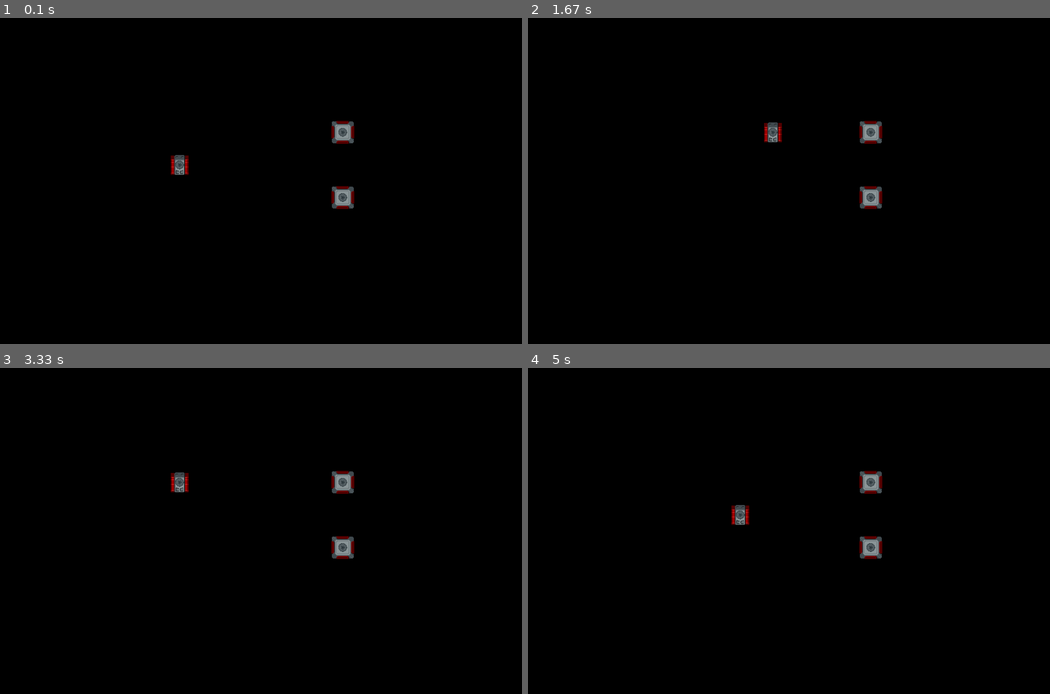
Above: before the commit, frames 1-4 (two rows, left to right).
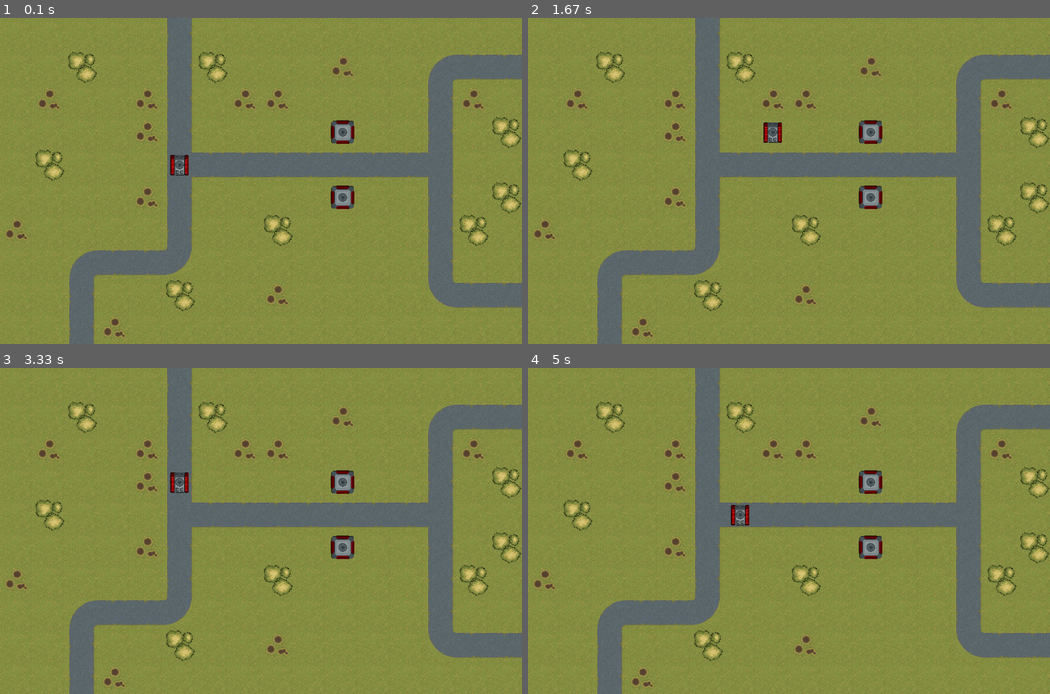
Above: after the commit, the same moments.

Repository: mhuangwm/PatternsGameProg-TankGame
Game: pygame game, started from pygame_tut.py
Same seed, same stepped clock (60 frames per second), same inputs: the game is played once before the commit and once after it.
Inputs:
- Up to frame 1 (0.1 s): no input
- Up to frame 2 (1.67 s): hold Right 0.33-0.8 s; hold Up 0.83-1.13 s; hold Right 1.17-1.63 s
- Up to frame 3 (3.33 s): hold Left 1.67-2.2 s; hold Down 2.23-2.53 s; hold Left 2.57-2.97 s; hold Up from 3 s (still down)
- Up to frame 4 (5 s): release Up at 3.37 s; hold Right 3.4-4.03 s; hold Down 4.07-4.43 s; hold Left 4.47-4.93 s; hold Right from 4.97 s (still down)

The runs differ from the first frame. In frame 1, 99% of the frame differs, in the area x 0-100%, y 0-100%; in frame 2, 99%; in frame 3, 99%; in frame 4, 99%.

Commit message:
added ground layer

Diff:
--- a/pygame_tut.py
+++ b/pygame_tut.py
@@ -1,5 +1,6 @@
 import os
 import pygame
+from pygame.math import Vector2
 
 os.environ['SDL_VIDEO_CENTERED'] = '1'
 
@@ -35,6 +36,14 @@
     world_size: pygame.math.Vector2
     tank_pos: pygame.math.Vector2
 
+    @property
+    def world_width(self):
+        return int(self.world_size.x)
+
+    @property
+    def world_height(self):
+        return int(self.world_size.y)
+
     def __init__(self):
         self.world_size = pygame.math.Vector2(16,10)
         self.tank_pos = pygame.math.Vector2(0,0)
@@ -47,18 +56,39 @@
             Tower(self, pygame.Vector2(10,3), pygame.math.Vector2(0,1)),
             Tower(self, pygame.Vector2(10,5), pygame.math.Vector2(0,1)),
         ]
+        self.ground = [
+            [ Vector2(5,1), Vector2(5,1), Vector2(5,1), Vector2(5,1), Vector2(5,1), Vector2(6,2), Vector2(5,1), Vector2(5,1), Vector2(5,1), Vector2(5,1), Vector2(5,1), Vector2(5,1), Vector2(5,1), Vector2(5,1), Vector2(5,1), Vector2(5,1)],
+            [ Vector2(5,1), Vector2(5,1), Vector2(7,1), Vector2(5,1), Vector2(5,1), Vector2(6,2), Vector2(7,1), Vector2(5,1), Vector2(5,1), Vector2(5,1), Vector2(6,1), Vector2(5,1), Vector2(5,1), Vector2(6,4), Vector2(7,2), Vector2(7,2)],
+            [ Vector2(5,1), Vector2(6,1), Vector2(5,1), Vector2(5,1), Vector2(6,1), Vector2(6,2), Vector2(5,1), Vector2(6,1), Vector2(6,1), Vector2(5,1), Vector2(5,1), Vector2(5,1), Vector2(5,1), Vector2(6,2), Vector2(6,1), Vector2(5,1)],
+            [ Vector2(5,1), Vector2(5,1), Vector2(5,1), Vector2(5,1), Vector2(6,1), Vector2(6,2), Vector2(5,1), Vector2(5,1), Vector2(5,1), Vector2(5,1), Vector2(5,1), Vector2(5,1), Vector2(5,1), Vector2(6,2), Vector2(5,1), Vector2(7,1)],
+            [ Vector2(5,1), Vector2(7,1), Vector2(5,1), Vector2(5,1), Vector2(5,1), Vector2(6,5), Vector2(7,2), Vector2(7,2), Vector2(7,2), Vector2(7,2), Vector2(7,2), Vector2(7,2), Vector2(7,2), Vector2(8,5), Vector2(5,1), Vector2(5,1)],
+            [ Vector2(5,1), Vector2(5,1), Vector2(5,1), Vector2(5,1), Vector2(6,1), Vector2(6,2), Vector2(5,1), Vector2(5,1), Vector2(5,1), Vector2(5,1), Vector2(5,1), Vector2(5,1), Vector2(5,1), Vector2(6,2), Vector2(5,1), Vector2(7,1)],
+            [ Vector2(6,1), Vector2(5,1), Vector2(5,1), Vector2(5,1), Vector2(5,1), Vector2(6,2), Vector2(5,1), Vector2(5,1), Vector2(7,1), Vector2(5,1), Vector2(5,1), Vector2(5,1), Vector2(5,1), Vector2(6,2), Vector2(7,1), Vector2(5,1)],
+            [ Vector2(5,1), Vector2(5,1), Vector2(6,4), Vector2(7,2), Vector2(7,2), Vector2(8,4), Vector2(5,1), Vector2(5,1), Vector2(5,1), Vector2(5,1), Vector2(5,1), Vector2(5,1), Vector2(5,1), Vector2(6,2), Vector2(5,1), Vector2(5,1)],
+            [ Vector2(5,1), Vector2(5,1), Vector2(6,2), Vector2(5,1), Vector2(5,1), Vector2(7,1), Vector2(5,1), Vector2(5,1), Vector2(6,1), Vector2(5,1), Vector2(5,1), Vector2(5,1), Vector2(5,1), Vector2(7,4), Vector2(7,2), Vector2(7,2)],
+            [ Vector2(5,1), Vector2(5,1), Vector2(6,2), Vector2(6,1), Vector2(5,1), Vector2(5,1), Vector2(5,1), Vector2(5,1), Vector2(5,1), Vector2(5,1), Vector2(5,1), Vector2(5,1), Vector2(5,1), Vector2(5,1), Vector2(5,1), Vector2(5,1)]
+        ]
 
     def update(self, move_tank_command: pygame.math.Vector2):
         for unit in self.units:
             unit.move(move_tank_command)
 
 class UserInterface:
+    @property
+    def cell_width(self):
+        return int(self.cell_size.x)
+
+    @property
+    def cell_height(self):
+        return int(self.cell_size.y)
+
     def __init__(self):
         pygame.init()
         self.game_state = GameState()
 
         self.cell_size = pygame.math.Vector2(64,64)
         self.units_texture = pygame.image.load("units.png")
+        self.grounds_texture = pygame.image.load("ground.png")
 
         window_size = self.game_state.world_size.elementwise() * self.cell_size
         self.window = pygame.display.set_mode(
@@ -102,12 +132,25 @@
         texture_point = unit.tile.elementwise() * self.cell_size
         texture_rect = pygame.Rect(
             int(texture_point.x), int(texture_point.y),
-            int(self.cell_size.x), int(self.cell_size.y)
+            int(self.cell_width), int(self.cell_height)
         )
         self.window.blit(self.units_texture, sprite_point, texture_rect)
 
+    def render_ground(self, position, tile):
+        sprite_point = position.elementwise() * self.cell_size
+        texture_point = tile.elementwise() * self.cell_size
+        texture_rect = pygame.Rect(
+            int(texture_point.x), int(texture_point.y),
+            int(self.cell_width), int(self.cell_height)
+        )
+        self.window.blit(self.grounds_texture, sprite_point, texture_rect)
+
     def render(self):
         self.window.fill((0,0,0))
+        for y in range (int(self.game_state.world_size.y)):
+            for x in range(int(self.game_state.world_size.x)):
+                self.render_ground(pygame.math.Vector2(x,y), self.game_state.ground[y][x])
+
         for unit in self.game_state.units:
             self.render_unit(unit)
 
Binary file added: ground.png
